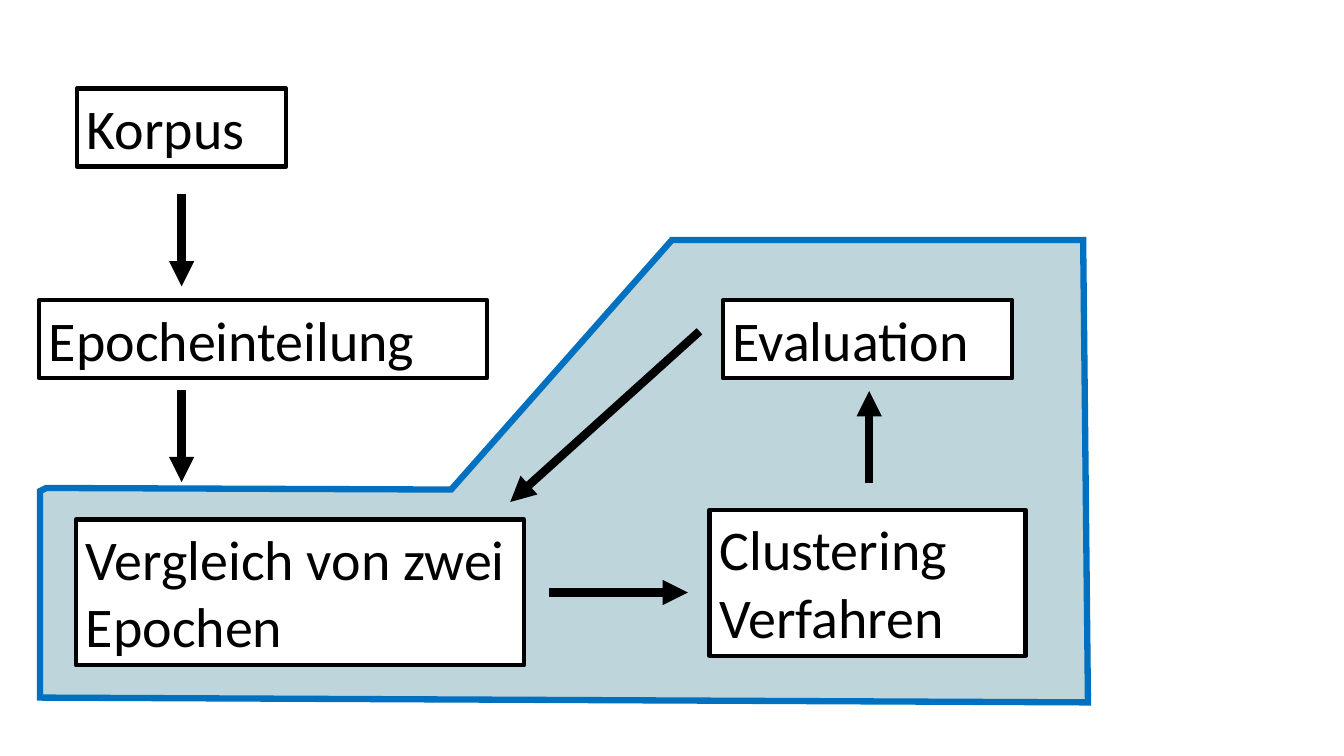
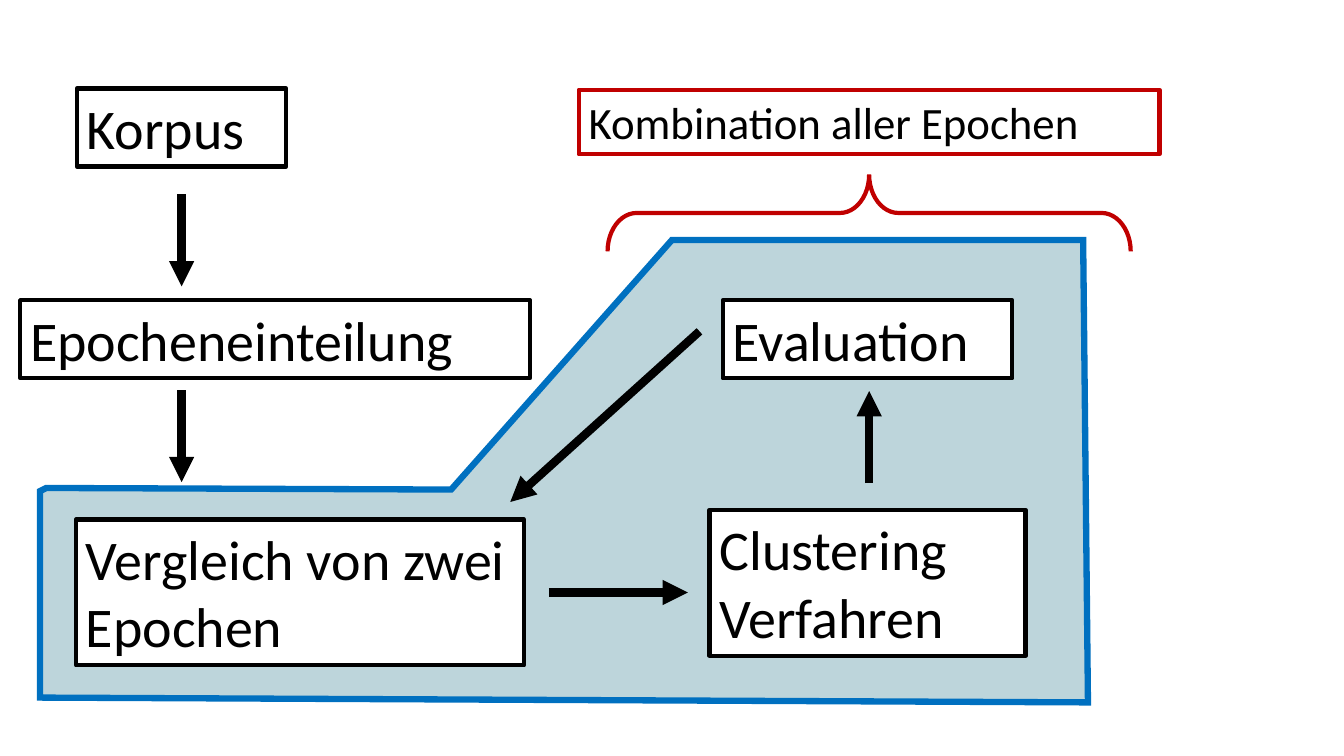
Before and after one commit to realjanpaulus/clusterpoems, a slide deck: slide 15 of literature & presentation/clustering_presentation.pptx. Drawn at 1344x756 pixels with LibreOffice and Linux fonts; fonts in the diff are those of the drawing. Boxes give left, top, right and bottom in pixels: in the first picture for what was removed or moved away, otherwise in the second. Text is boxed around its words. In the diff, an @@ line names an element or a change of style, - is before the commit and + after.

```diff
--- a/literature & presentation/clustering_presentation.pptx
+++ b/literature & presentation/clustering_presentation.pptx
@@ rectangle added at <box>579,90,1159,154</box>, outline #C00000 3 pt, 32 pt, text #000000 @@
+Kombination aller Epochen
@@ right brace added at <box>607,175,1131,252</box>, outline #C00000 3 pt @@
@@ rectangle "Epocheneinteilung": place and size @@
-rectangle "Epocheneinteilung" at <box>39,300,487,378</box>
+rectangle "Epocheneinteilung" at <box>20,300,530,378</box>
@@ text in rectangle at <box>30,322,453,371</box>: text changed @@
-Epocheinteilung
+Epocheneinteilung
```
Also in this commit, not shown: 1 other slide changed, 2 slides added, 2 other files.
